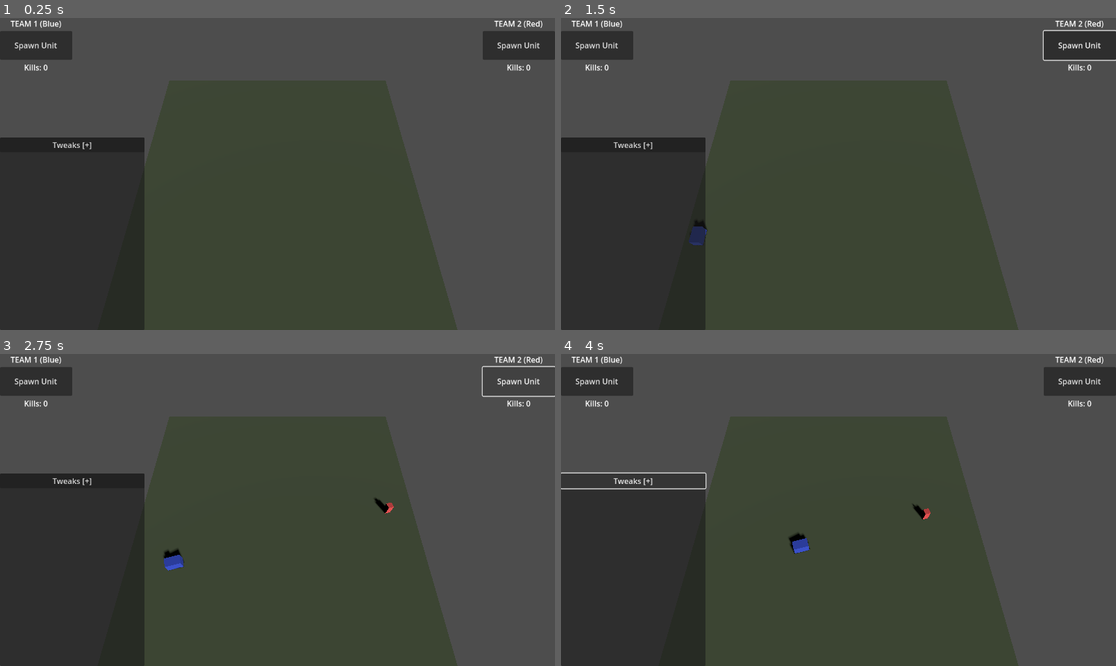
Above: before the commit, frames 1-4 (two rows, left to right).
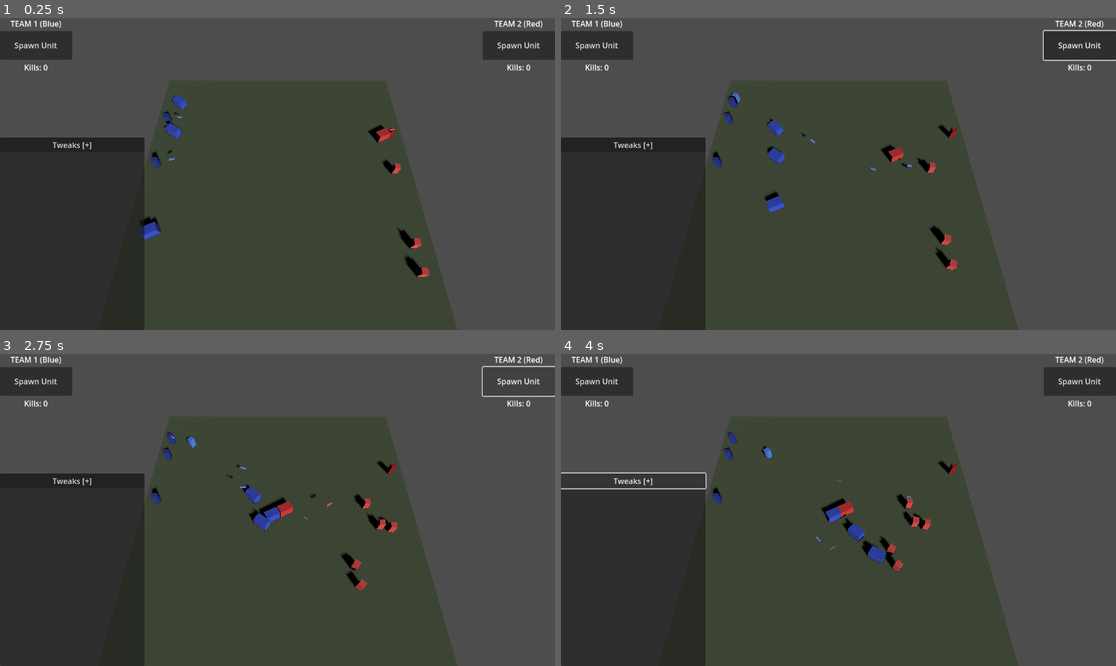
Above: after the commit, the same moments.

Repository: zoltan-szabo-boz/autobattler
Game: Godot game, scene res://scenes/main.tscn
The game is run twice, just before and just after one commit, with the same random seed, the same clock (stepped at 60 frames per second) and the same inputs.
Inputs (mouse positions are in pixels of both pictures, inside the frame that each line leads up to):
- Up to frame 1 (0.25 s): no input
- Up to frame 2 (1.5 s): click "Spawn Unit" at 0.5 s; tap Enter at 1.25 s; move the mouse to (960, 158) at 1.27 s; hold Right (ui_right) from 1.28 s (still down); tap 1 at 1.35 s; click (960, 158) at 1.42 s
- Up to frame 3 (2.75 s): tap 2 at 1.55 s; release Right (ui_right) at 2 s; click "Spawn Unit" at 2 s
- Up to frame 4 (4 s): click "Tweaks [+]" at 2.75 s; click "Tweaks [-]" at 3.5 s

The runs differ from the first frame. In frame 1, 1.0% of the frame differs, in the area x 25-78%, y 24-84%; in frame 2, 1.3%; in frame 3, 1.5%, in the area x 27-72%, y 24-77%; in frame 4, 1.5%.

Commit message:
remap keys, spawn some units at start

Diff:
--- a/scripts/main_ui.gd
+++ b/scripts/main_ui.gd
@@ -10,12 +10,21 @@
 	spawn_button_2.pressed.connect(_on_spawn_button_2_pressed)
 	GameManager.score_changed.connect(_on_score_changed)
 
+	# Spawn initial units for both teams
+	_spawn_initial_units()
+
+func _spawn_initial_units() -> void:
+	for i in range(5):
+		GameManager.spawn_random_unit(1)
+		GameManager.spawn_random_unit(2)
+
 func _unhandled_input(event: InputEvent) -> void:
-	# Keyboard shortcuts for quick testing
-	if event.is_action_pressed("ui_left"):
-		GameManager.spawn_random_unit(1)
-	elif event.is_action_pressed("ui_right"):
-		GameManager.spawn_random_unit(2)
+	# Keyboard shortcuts for quick testing (1 and 2 keys)
+	if event is InputEventKey and event.pressed and not event.echo:
+		if event.keycode == KEY_1:
+			GameManager.spawn_random_unit(1)
+		elif event.keycode == KEY_2:
+			GameManager.spawn_random_unit(2)
 
 func _on_spawn_button_1_pressed() -> void:
 	GameManager.spawn_random_unit(1)
